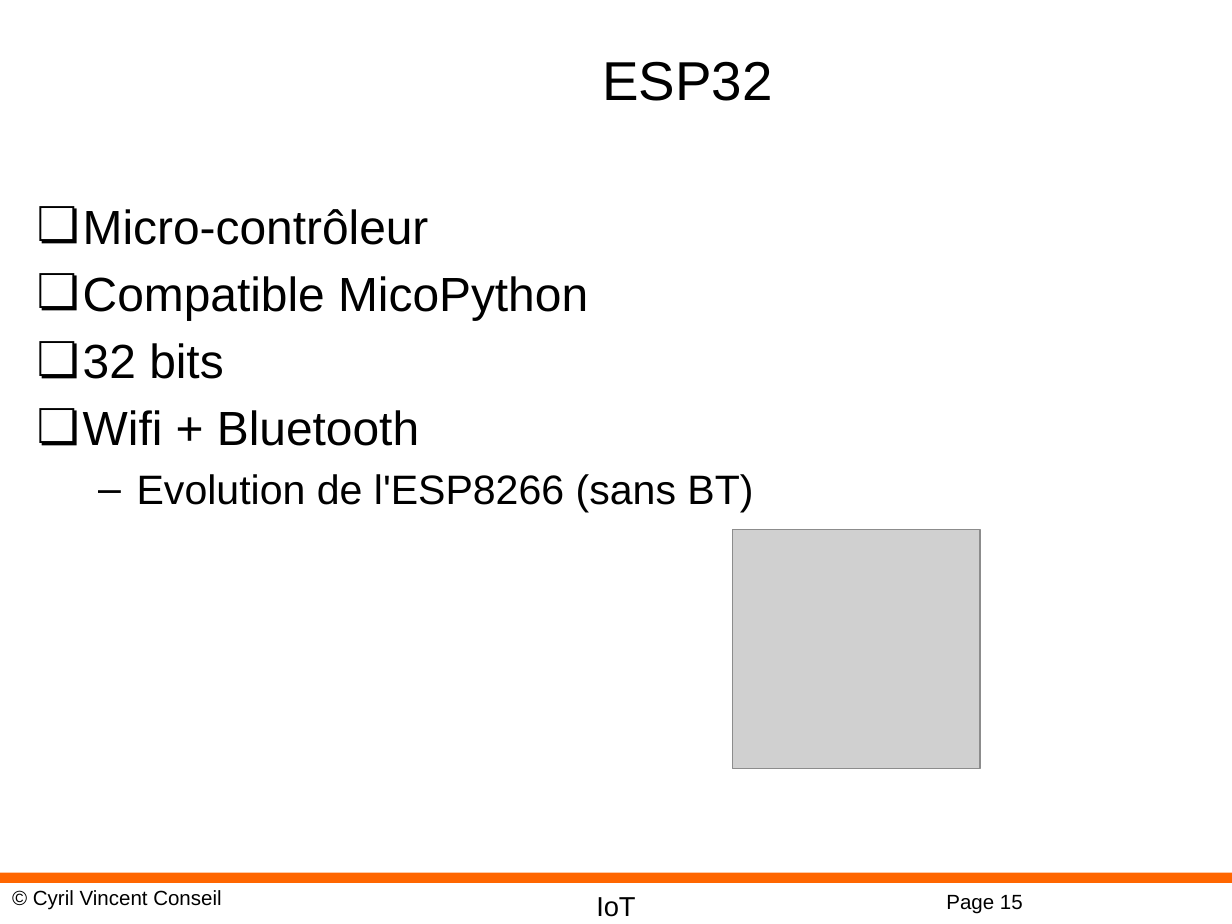
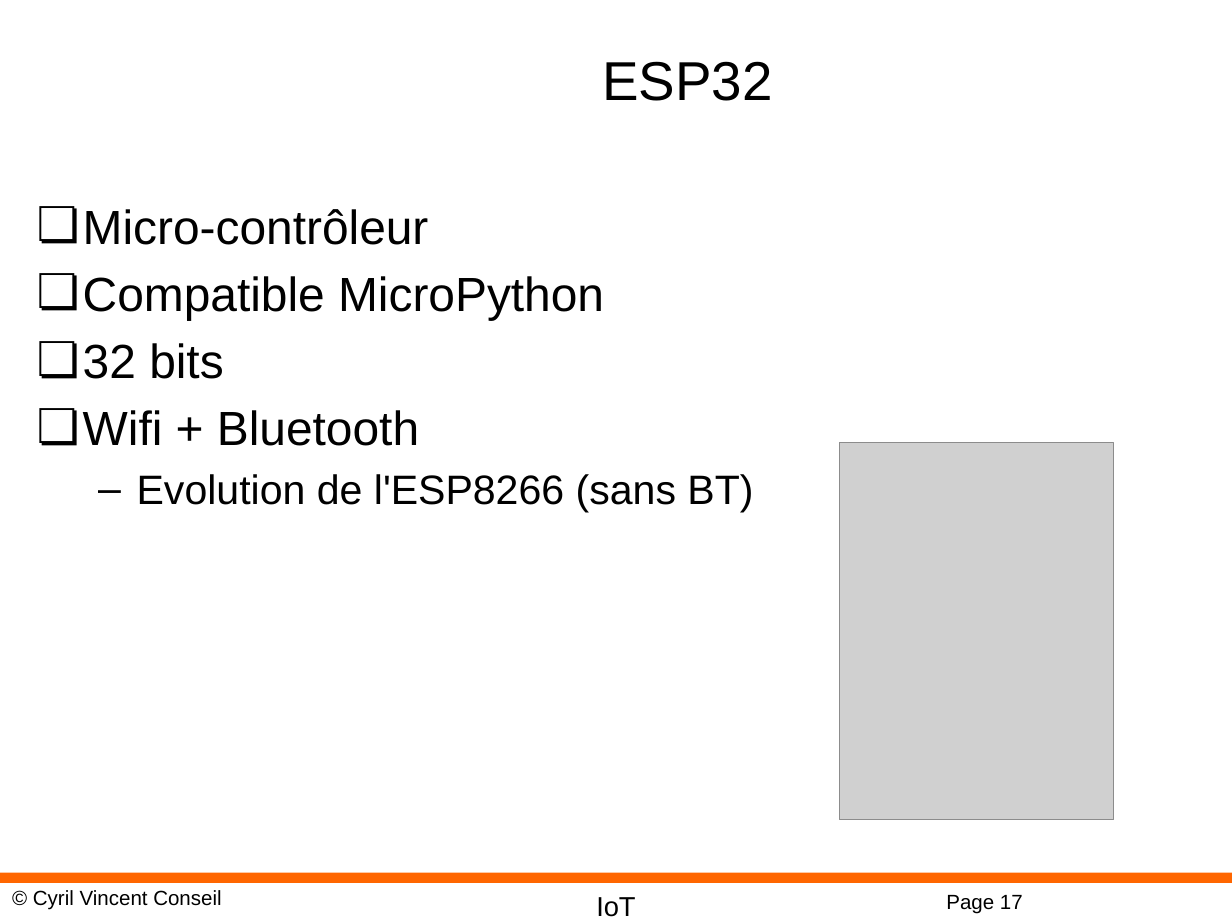
Before and after one commit to cyrilvincent/IoT, a slide deck: slide 17 of ppt/IoT01-Intro.pptx (slide 15 before the commit). Drawn at 1232x924 pixels with LibreOffice and Linux fonts; fonts in the diff are those of the drawing; grey boxes stand for pictures; background and template pictures are left out. Boxes give left, top, right and bottom in pixels: in the first picture for what was removed or moved away, otherwise in the second. Text is boxed around its words. In the diff, an @@ line names an element or a change of style, - is before the commit and + after.

```diff
--- a/ppt/IoT01-Intro.pptx
+++ b/ppt/IoT01-Intro.pptx
@@ text at (x1=83, y1=276, x2=604, y2=320): text changed @@
-❏ Compatible MicoPython
+❏ Compatible MicroPython
@@ picture added at (x1=839, y1=442, x2=1114, y2=819) @@
@@ picture removed at (x1=732, y1=530, x2=979, y2=769) @@
@@ page number at (x1=946, y1=895, x2=1023, y2=914): text changed @@
-Page 15
+Page 17
```
Also in this commit, not shown: 8 other slides changed, 4 slides added, 1 slide removed, 10 other files.
